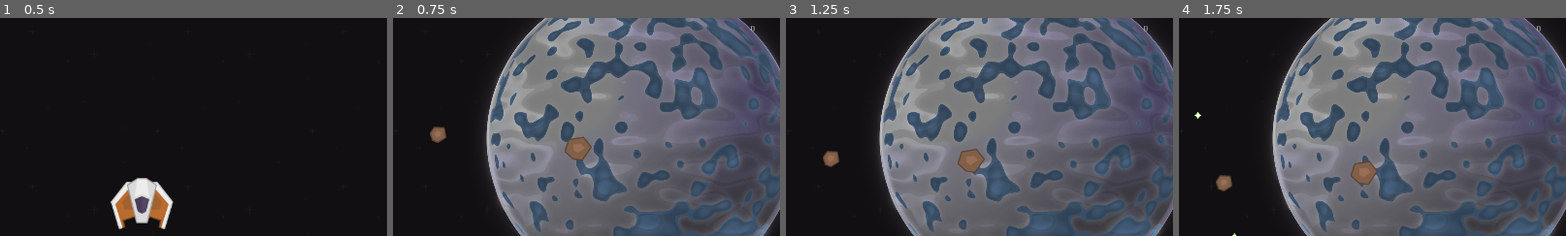
Above: before the commit, frames 1-4 (left to right).
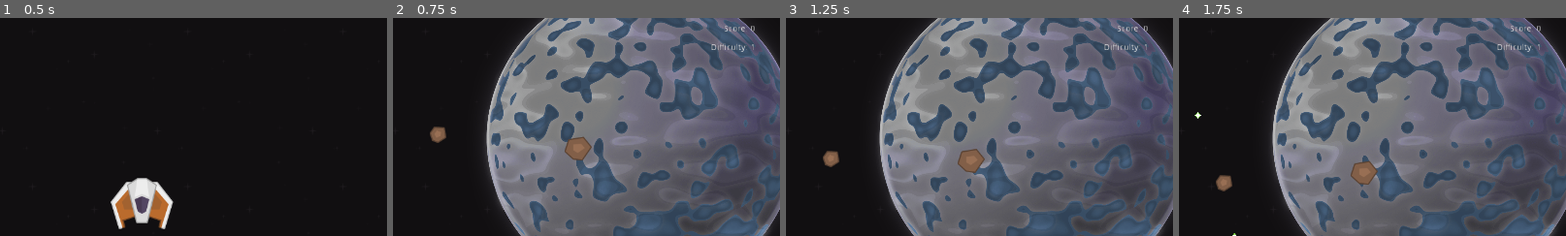
Above: after the commit, the same moments.

Repository: pmatigakis/spaceshooter
Game: Godot game, scene res://Menu.tscn
Same seed, same stepped clock (60 frames per second), same inputs: the game is played once before the commit and once after it.
Inputs:
- Up to frame 1 (0.5 s): no input
- Up to frame 2 (0.75 s): click "Start" at 0.5 s
- Up to frame 3 (1.25 s): no input
- Up to frame 4 (1.75 s): tap Enter at 1.25 s; hold Right (ui_right) from 1.28 s (still down); hold Space (fire_weapon) from 1.28 s (still down)
The pictures show only the part of the screen within x 50-100%, y 4-54%; the shares and areas given below are measured in that part.

Frame 1 is identical in both runs. In frame 2, 0.2% of the frame differs, in the area x 82-94%, y 3-16%; in frame 3, 0.2%; in frame 4, 0.2%.

Commit message:
The difficulty will be increased every time you kill 10 enemies

Diff:
--- a/Hud.gd
+++ b/Hud.gd
@@ -1,11 +1,13 @@
 extends CanvasLayer
 
-var score
+var score = 0
+var difficulty = 1
 
 
 # Called when the node enters the scene tree for the first time.
 func _ready():
-	score = 0
+	$Score.text = "Score: %d" % score
+	$Difficulty.text = "Difficulty: %d" % difficulty
 
 
 # Called every frame. 'delta' is the elapsed time since the previous frame.
@@ -15,7 +17,12 @@
 
 func increase_score():
 	score += 1
-	$Score.text = String(score)
+	$Score.text = "Score: %d" % score
+
+
+func increase_difficulty():
+	difficulty += 1
+	$Difficulty.text = "Difficulty: %d" % difficulty
 
 
 func show_message(message):
--- a/Hud.tscn
+++ b/Hud.tscn
@@ -10,12 +10,18 @@
 margin_top = 34.0
 margin_right = 1239.0
 margin_bottom = 61.0
-text = "0"
+text = "Score: 0"
 align = 2
 valign = 1
-__meta__ = {
-"_edit_use_anchors_": false
-}
+
+[node name="Difficulty" type="Label" parent="."]
+margin_left = 1114.0
+margin_top = 65.0
+margin_right = 1239.0
+margin_bottom = 92.0
+text = "Difficulty: 1"
+align = 2
+valign = 1
 
 [node name="Message" type="Label" parent="."]
 anchor_left = 0.5
--- a/Spaceshooter.gd
+++ b/Spaceshooter.gd
@@ -1,13 +1,46 @@
 extends Node2D
 
+const MAX_DIFICULTY = 4
+const DIFFICULTY_LEVELS = {
+	0: {
+		"min_extra_speed": 0,
+		"max_extra_speed": 30,
+		"spawn_rate": 1.0
+	},
+	1: {
+		"min_extra_speed": 10,
+		"max_extra_speed": 30,
+		"spawn_rate": 0.9
+	},
+	2: {
+		"min_extra_speed": 20,
+		"max_extra_speed": 30,
+		"spawn_rate": 0.8
+	},
+	3: {
+		"min_extra_speed": 30,
+		"max_extra_speed": 40,
+		"spawn_rate": 0.7
+	},
+	4: {
+		"min_extra_speed": 40,
+		"max_extra_speed": 50,
+		"spawn_rate": 0.6
+	}
+}
+
 var enemy_scene = preload("res:///scenes/enemies/Enemy.tscn")
+
+var current_difficulty = 0
+var min_extra_speed = 0
+var max_extra_speed = 30
 
 onready var _screen_size_x = get_viewport_rect().size.x
 onready var _screen_size_y = get_viewport_rect().size.y
 
-
 # Called when the node enters the scene tree for the first time.
 func _ready():
+	$EnemyTimer.wait_time = DIFFICULTY_LEVELS[current_difficulty]["spawn_rate"]
 	$EnemyTimer.start()
 
 
@@ -26,13 +59,17 @@
 
 	var enemy = enemy_scene.instance()
 	enemy.position = enemy_spawn_location.position
-	enemy.speed += rand_range(0, 30)
+	enemy.speed += rand_range(DIFFICULTY_LEVELS[current_difficulty]["min_extra_speed"], DIFFICULTY_LEVELS[current_difficulty]["max_extra_speed"])
 	enemy.connect("killed", self, "_on_Enemy_killed")
 	$Enemies.add_child(enemy)
 
 
 func _on_Enemy_killed():
 	$HUD.increase_score()
+	if $HUD.score % 10 == 0 and current_difficulty < MAX_DIFICULTY:
+		current_difficulty += 1
+		$EnemyTimer.wait_time = DIFFICULTY_LEVELS[current_difficulty]["spawn_rate"]
+		$HUD.increase_difficulty()
 
 
 func _on_Player_killed():
